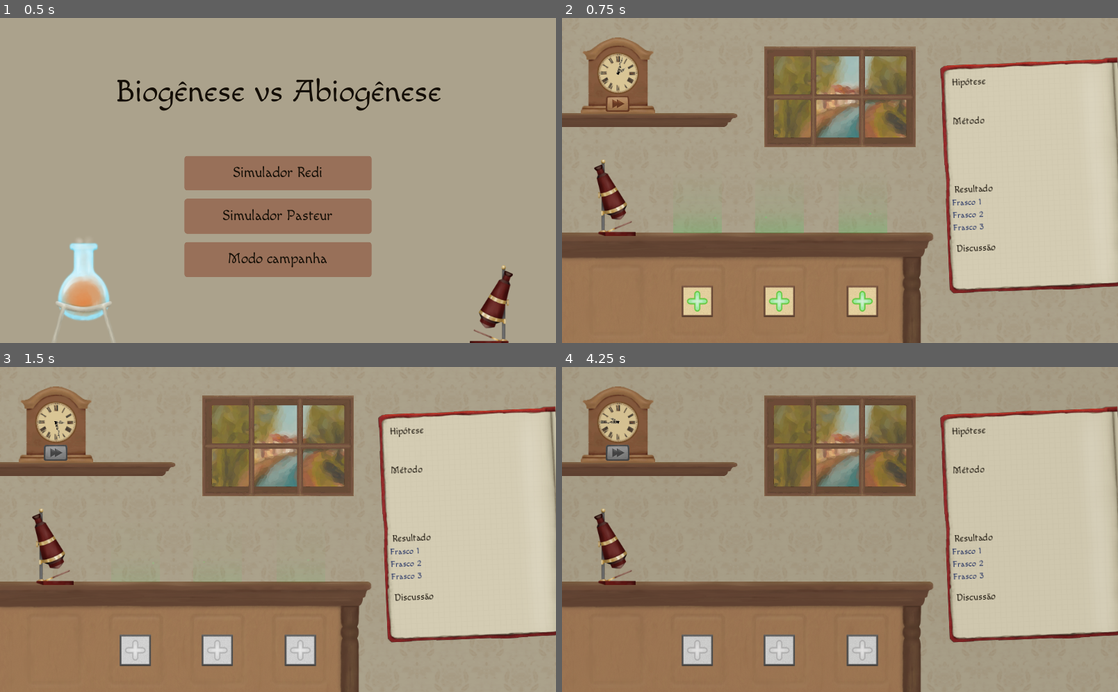
Above: before the commit, frames 1-4 (two rows, left to right).
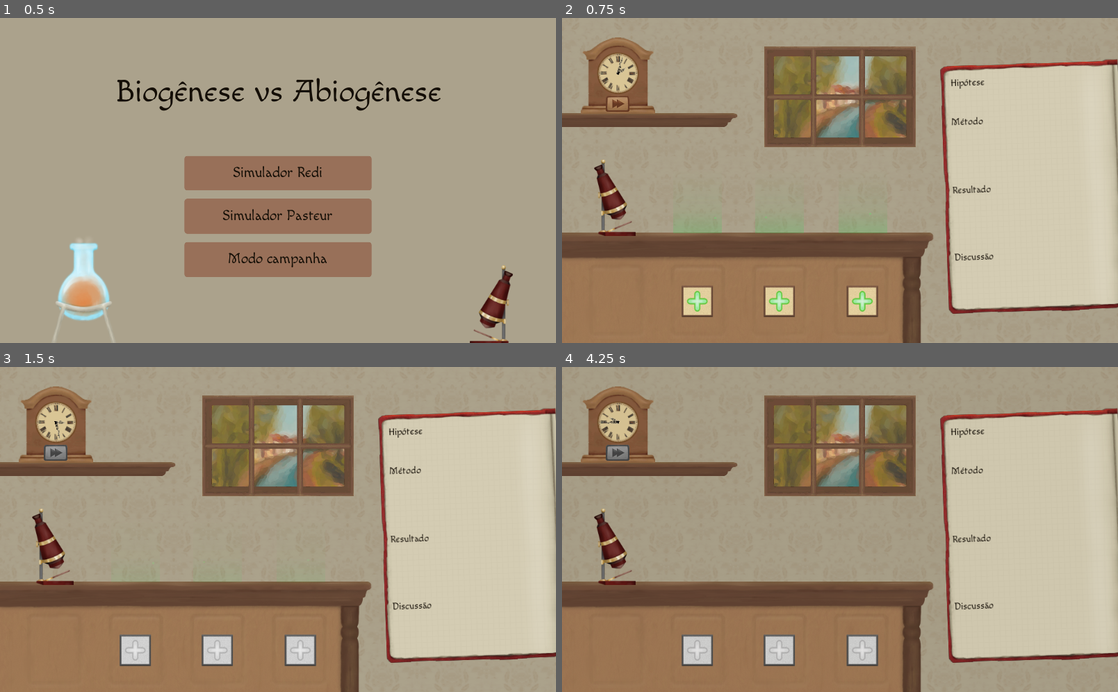
Above: after the commit, the same moments.

Repository: projetospix/Simulador-Biogenese
Game: Godot game, scene res://cenas/Menu Inicial.tscn
Same seed, same stepped clock (60 frames per second), same inputs: the game is played once before the commit and once after it.
Inputs (mouse positions are in pixels of both pictures, inside the frame that each line leads up to):
- Up to frame 1 (0.5 s): no input
- Up to frame 2 (0.75 s): click "Simulador Pasteur" at 0.5 s
- Up to frame 3 (1.5 s): click (55, 451) at 1.25 s
- Up to frame 4 (4.25 s): move the mouse to (962, 513) at 2.02 s; move the mouse to (728, 545) at 2.77 s; move the mouse to (895, 458) at 3.52 s

Frame 1 is identical in both runs. In frame 2, 3.8% of the frame differs, in the area x 68-100%, y 11-92%; in frame 3, 3.8%; in frame 4, 3.8%.

Commit message:
avanços nos resultados (mas tem muito o que fazer)

Diff:
--- a/cenas/Caderno.tscn
+++ b/cenas/Caderno.tscn
@@ -16,79 +16,84 @@
 margin_left = -2.0
 margin_top = -6.0
 margin_right = 329.0
-margin_bottom = 445.0
+margin_bottom = 484.0
 texture = ExtResource( 3 )
 expand = true
 
 [node name="Hipotese" type="Label" parent="Control"]
-margin_left = 20.0
-margin_top = 29.0
-margin_right = 100.0
-margin_bottom = 51.0
+margin_left = 18.0
+margin_top = 30.0
+margin_right = 98.0
+margin_bottom = 52.0
 text = "Hipótese"
 
 [node name="Metodo" type="Label" parent="Control"]
-margin_left = 19.0
-margin_top = 101.0
-margin_right = 93.0
-margin_bottom = 123.0
+margin_left = 17.0
+margin_top = 102.0
+margin_right = 91.0
+margin_bottom = 124.0
 text = "Método"
 
 [node name="VBoxContainer" type="VBoxContainer" parent="Control/Metodo"]
-margin_left = 11.0
+margin_left = 8.0
 margin_top = 25.0
-margin_right = 301.0
-margin_bottom = 118.0
+margin_right = 298.0
+margin_bottom = 123.0
 
 [node name="Frasco 1" parent="Control/Metodo/VBoxContainer" instance=ExtResource( 1 )]
 margin_left = 0.0
 margin_top = 0.0
 margin_right = 290.0
 margin_bottom = 30.0
+frasco = "Frasco A"
 
 [node name="Frasco 2" parent="Control/Metodo/VBoxContainer" instance=ExtResource( 1 )]
 margin_left = 0.0
 margin_top = 34.0
 margin_right = 290.0
 margin_bottom = 64.0
-frasco = "Frasco 2"
+frasco = "Frasco B"
 
 [node name="Frasco 3" parent="Control/Metodo/VBoxContainer" instance=ExtResource( 1 )]
 margin_left = 0.0
 margin_top = 68.0
 margin_right = 290.0
 margin_bottom = 98.0
-frasco = "Frasco 3"
+frasco = "Frasco C"
 
 [node name="Resultado" type="Label" parent="Control"]
-margin_left = 16.0
-margin_top = 227.0
-margin_right = 113.0
-margin_bottom = 249.0
+margin_left = 14.0
+margin_top = 228.0
+margin_right = 111.0
+margin_bottom = 250.0
 text = "Resultado"
 
 [node name="VBoxContainer" type="VBoxContainer" parent="Control/Resultado"]
-margin_left = -5.0
-margin_top = 26.0
-margin_right = 299.0
-margin_bottom = 106.0
+margin_left = 8.0
+margin_top = 25.0
+margin_right = 298.0
+margin_bottom = 123.0
 
 [node name="Frasco 1" parent="Control/Resultado/VBoxContainer" instance=ExtResource( 4 )]
-margin_bottom = 20.0
+margin_right = 290.0
+margin_bottom = 30.0
+frasco = "Frasco A"
 
 [node name="Frasco 2" parent="Control/Resultado/VBoxContainer" instance=ExtResource( 4 )]
-margin_top = 24.0
-margin_bottom = 44.0
-frasco = "Frasco 2"
+margin_top = 34.0
+margin_right = 290.0
+margin_bottom = 64.0
+frasco = "Frasco B"
 
 [node name="Frasco 3" parent="Control/Resultado/VBoxContainer" instance=ExtResource( 4 )]
-margin_top = 48.0
-margin_bottom = 68.0
-frasco = "Frasco 3"
+margin_top = 68.0
+margin_right = 290.0
+margin_bottom = 98.0
+frasco = "Frasco C"
 
 [node name="Discussao" type="Label" parent="Control"]
-margin_left = 15.0
-margin_top = 336.0
-margin_right = 107.0
-margin_bottom = 358.0
+margin_left = 13.0
+margin_top = 352.0
+margin_right = 105.0
+margin_bottom = 374.0
 text = "Discussão"
--- a/cenas/CenárioPasteur.tscn
+++ b/cenas/CenárioPasteur.tscn
@@ -90,15 +90,15 @@
 
 [node name="Add 3" parent="Bancada" instance=ExtResource( 5 )]
 position = Vector2( 554, 400 )
-nome_frasco = "Frasco 3"
+nome_frasco = "Frasco C"
 
 [node name="Add 2" parent="Bancada" instance=ExtResource( 5 )]
 position = Vector2( 401, 400 )
-nome_frasco = "Frasco 2"
+nome_frasco = "Frasco B"
 
 [node name="Add 1" parent="Bancada" instance=ExtResource( 5 )]
 position = Vector2( 250, 400 )
-nome_frasco = "Frasco 1"
+nome_frasco = "Frasco A"
 
 [node name="Microscopio" type="Control" parent="."]
 anchor_top = 1.0
@@ -264,11 +264,11 @@
 
 [node name="Caderno" parent="." instance=ExtResource( 19 )]
 position = Vector2( 696, 80 )
-rotation = -0.0428189
+rotation = -0.0361738
 
 [connection signal="button_up" from="Microscopio/SpriteMicro" to="Microscopio" method="ObservarFrasco"]
 [connection signal="button_up" from="Microscopio/Botao Micro" to="Microscopio" method="ObservarFrasco"]
 [connection signal="button_up" from="Microscopio/Selecione/Remover" to="Microscopio" method="DesistirMicro"]
-[connection signal="button_up" from="Microscopio/Frasco 1" to="Microscopio" method="MostrarResultado" binds= [ "Frasco 1" ]]
-[connection signal="button_up" from="Microscopio/Frasco 2" to="Microscopio" method="MostrarResultado" binds= [ "Frasco 2" ]]
-[connection signal="button_up" from="Microscopio/Frasco 3" to="Microscopio" method="MostrarResultado" binds= [ "Frasco 3" ]]
+[connection signal="button_up" from="Microscopio/Frasco 1" to="Microscopio" method="MostrarResultado" binds= [ "Frasco A" ]]
+[connection signal="button_up" from="Microscopio/Frasco 2" to="Microscopio" method="MostrarResultado" binds= [ "Frasco B" ]]
+[connection signal="button_up" from="Microscopio/Frasco 3" to="Microscopio" method="MostrarResultado" binds= [ "Frasco C" ]]
--- a/cenas/Métodos/MetodoMicroscopio.tscn
+++ b/cenas/Métodos/MetodoMicroscopio.tscn
@@ -1,10 +1,32 @@
-[gd_scene load_steps=2 format=2]
+[gd_scene load_steps=5 format=2]
 
-[ext_resource path="res://cenas/BaseMetodo.tscn" type="PackedScene" id=1]
+[ext_resource path="res://fontes-e-temas/Macondo-Regular.ttf" type="DynamicFontData" id=2]
+[ext_resource path="res://fontes-e-temas/renascença.tres" type="Theme" id=3]
+[ext_resource path="res://sprites/métodos/metodo_mic.png" type="Texture" id=4]
 
-[node name="TextureRect2" instance=ExtResource( 1 )]
+[sub_resource type="DynamicFont" id=1]
+size = 12
+use_filter = true
+font_data = ExtResource( 2 )
 
-[node name="Identificador" type="Label" parent="." index="0"]
-margin_right = 40.0
-margin_bottom = 14.0
+[node name="TextureRect2" type="TextureRect"]
+margin_right = 25.0
+margin_bottom = 25.0
+rect_min_size = Vector2( 25, 25 )
+size_flags_horizontal = 5
+size_flags_vertical = 5
+texture = ExtResource( 4 )
+expand = true
+stretch_mode = 6
+
+[node name="Identificador" type="Label" parent="."]
+margin_left = 10.0
+margin_top = -1.0
+margin_right = 26.0
+margin_bottom = 23.0
+theme = ExtResource( 3 )
+custom_fonts/font = SubResource( 1 )
 text = "1"
+align = 1
+valign = 1
+autowrap = true
--- a/cenas/Métodos/SequenciaFrasco.tscn
+++ b/cenas/Métodos/SequenciaFrasco.tscn
@@ -13,6 +13,7 @@
 margin_right = 671.0
 margin_bottom = 200.0
 rect_min_size = Vector2( 0, 30 )
+custom_constants/separation = 10
 script = ExtResource( 3 )
 
 [node name="CenterContainer" type="CenterContainer" parent="."]
@@ -30,6 +31,7 @@
 align = 1
 
 [node name="Icones" type="HBoxContainer" parent="."]
-margin_left = 94.0
-margin_right = 94.0
+margin_left = 100.0
+margin_right = 100.0
 margin_bottom = 195.0
+custom_constants/separation = 2
--- a/cenas/Resultados/Resultado.tscn
+++ b/cenas/Resultados/Resultado.tscn
@@ -1,18 +1,28 @@
-[gd_scene load_steps=2 format=2]
+[gd_scene load_steps=5 format=2]
 
 [ext_resource path="res://cenas/Métodos/MetodoMicroscopio.tscn" type="PackedScene" id=1]
+[ext_resource path="res://fontes-e-temas/Macondo-Regular.ttf" type="DynamicFontData" id=2]
+[ext_resource path="res://fontes-e-temas/renascença.tres" type="Theme" id=3]
+
+[sub_resource type="DynamicFont" id=1]
+size = 14
+use_filter = true
+font_data = ExtResource( 2 )
 
 [node name="HBoxContainer" type="HBoxContainer"]
 margin_right = 40.0
 margin_bottom = 40.0
 
 [node name="TextureRect2" parent="." instance=ExtResource( 1 )]
-margin_right = 25.0
 margin_bottom = 40.0
+size_flags_horizontal = 1
+size_flags_vertical = 1
 
 [node name="Contaminado" type="Label" parent="."]
 margin_left = 29.0
-margin_top = 13.0
-margin_right = 131.0
-margin_bottom = 27.0
-text = "CONTAMINADO"
+margin_top = 11.0
+margin_right = 37.0
+margin_bottom = 29.0
+theme = ExtResource( 3 )
+custom_fonts/font = SubResource( 1 )
+text = "E"
--- a/cenas/Resultados/SequenciaMicroscopio.gd
+++ b/cenas/Resultados/SequenciaMicroscopio.gd
@@ -8,11 +8,19 @@
 func InstanciaResultado(nome_frasco):
 	if nome_frasco == frasco:
 		var instancia = resultado.instance()
+		instancia.get_child(0).get_child(0).text = str(len(Globais.Microscopio[frasco]))
+		if Globais.Estado[frasco]:
+			instancia.get_child(1).text = 'C'
 		$Icones.add_child(instancia)
+		var tween = create_tween()
+		var delay = 0.8
+		if len(Globais.Microscopio[frasco]) > 1:
+			delay=0.3
+		tween.tween_property(instancia, "modulate", Color.white, 0.3).set_delay(delay)
 
 func _ready():
 	$"%Label".text = frasco
-	#$"%Label".percent_visible = 0.0
+	$"%Label".percent_visible = 0.0
 
 
 func LimpaIconesFrasco(nome_frasco):
--- a/cenas/Resultados/SequenciaMicroscopio.tscn
+++ b/cenas/Resultados/SequenciaMicroscopio.tscn
@@ -7,25 +7,29 @@
 use_filter = true
 font_data = ExtResource( 2 )
 
-[node name="HBoxContainer" type="HBoxContainer" groups=["Resultados"]]
+[node name="HBoxContainer" type="HBoxContainer" groups=["ResultadosNoCaderno"]]
 margin_right = 304.0
+rect_min_size = Vector2( 0, 30 )
 rect_pivot_offset = Vector2( -227, 16 )
+custom_constants/separation = 10
 script = ExtResource( 1 )
 
 [node name="CenterContainer" type="CenterContainer" parent="."]
 margin_right = 90.0
-margin_bottom = 20.0
+margin_bottom = 30.0
 
 [node name="Label" type="Label" parent="CenterContainer"]
 unique_name_in_owner = true
+margin_top = 5.0
 margin_right = 90.0
-margin_bottom = 20.0
+margin_bottom = 25.0
 custom_colors/font_color = Color( 0.0509804, 0.121569, 0.356863, 1 )
 custom_fonts/font = SubResource( 1 )
 text = "ESCAPEEEE"
 align = 1
 
 [node name="Icones" type="HBoxContainer" parent="."]
-margin_left = 94.0
-margin_right = 94.0
-margin_bottom = 20.0
+margin_left = 100.0
+margin_right = 100.0
+margin_bottom = 30.0
+custom_constants/separation = 10
--- a/scripts/Frasco.gd
+++ b/scripts/Frasco.gd
@@ -95,6 +95,7 @@
 	Globais.Sequencia_Acao.erase(nome_frasco)
 	Globais.Microscopio.erase(nome_frasco)
 	get_tree().call_group('MetodosNoCaderno', 'LimpaIconesFrasco', nome_frasco)
+	get_tree().call_group('ResultadosNoCaderno', 'LimpaIconesFrasco', nome_frasco)
 	queue_free()
 
 
@@ -125,7 +126,7 @@
 		Estado_Atual.contaminado = 'pré contaminado'
 
 # Função que desativa interações com o frasco após lotar os métodos
-func _process(delta):
+func _process(_delta):
 	if len(Globais.Sequencia_Acao[nome_frasco]) >= 8:
 		$Destampar.disabled = true
 		$Quebrar.disabled = true
--- a/scripts/Microscopio.gd
+++ b/scripts/Microscopio.gd
@@ -23,15 +23,15 @@
 			var tween = create_tween()
 			tween.tween_property($Selecione,"rect_position",Vector2(246,50),0.2)
 			tween.parallel().tween_property($dim,"modulate",Color.white,0.2)
-			if Globais.Sequencia_Acao.has("Frasco 1"):
+			if Globais.Sequencia_Acao.has("Frasco A"):
 				$"Frasco 1".rect_position.y -= 20
 				$"Frasco 1".visible = true
 				tween.parallel().tween_property($"Frasco 1","rect_position:y", $"Frasco 1".rect_position.y+20 ,0.2)
-			if Globais.Sequencia_Acao.has("Frasco 2"):
+			if Globais.Sequencia_Acao.has("Frasco B"):
 				$"Frasco 2".rect_position.y -= 20
 				$"Frasco 2".visible = true
 				tween.parallel().tween_property($"Frasco 2","rect_position:y", $"Frasco 2".rect_position.y+20 ,0.2)
-			if Globais.Sequencia_Acao.has("Frasco 3"):
+			if Globais.Sequencia_Acao.has("Frasco C"):
 				$"Frasco 3".rect_position.y -= 20
 				$"Frasco 3".visible = true
 				tween.parallel().tween_property($"Frasco 3","rect_position:y", $"Frasco 3".rect_position.y+20 ,0.2)
@@ -57,10 +57,11 @@
 	$dim.visible = false
 
 func MostrarResultado(frasco):
+	get_tree().call_group('ResultadosNoCaderno', 'AparecerFrasco', frasco)
 	$"%EstadoFrasco".text = str(Globais.Estado[frasco])
 	Globais.Microscopio[frasco].append(Globais.Estado[frasco])
 	Globais.Sequencia_Acao[frasco].append('Viu no Microscópio')
 	get_tree().call_group('MetodosNoCaderno', 'EscreverMetodo', frasco)
-	get_tree().call_group('Resultados', 'InstanciaResultado', frasco)
+	get_tree().call_group('ResultadosNoCaderno', 'InstanciaResultado', frasco)
 	$"%PopUp".popup_centered()
 	DesistirMicro()
Binary file added: sprites/métodos/metodo_mic.png
Not shown, added: sprites/métodos/metodo_mic.png.import
